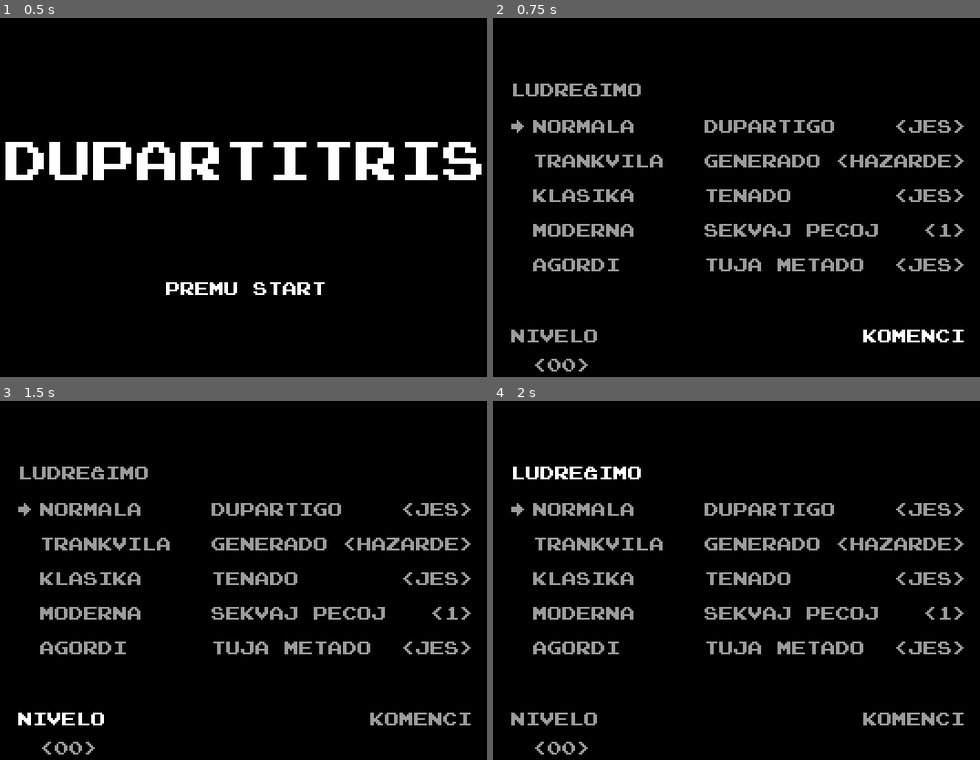
Above: before the commit, frames 1-4 (two rows, left to right).
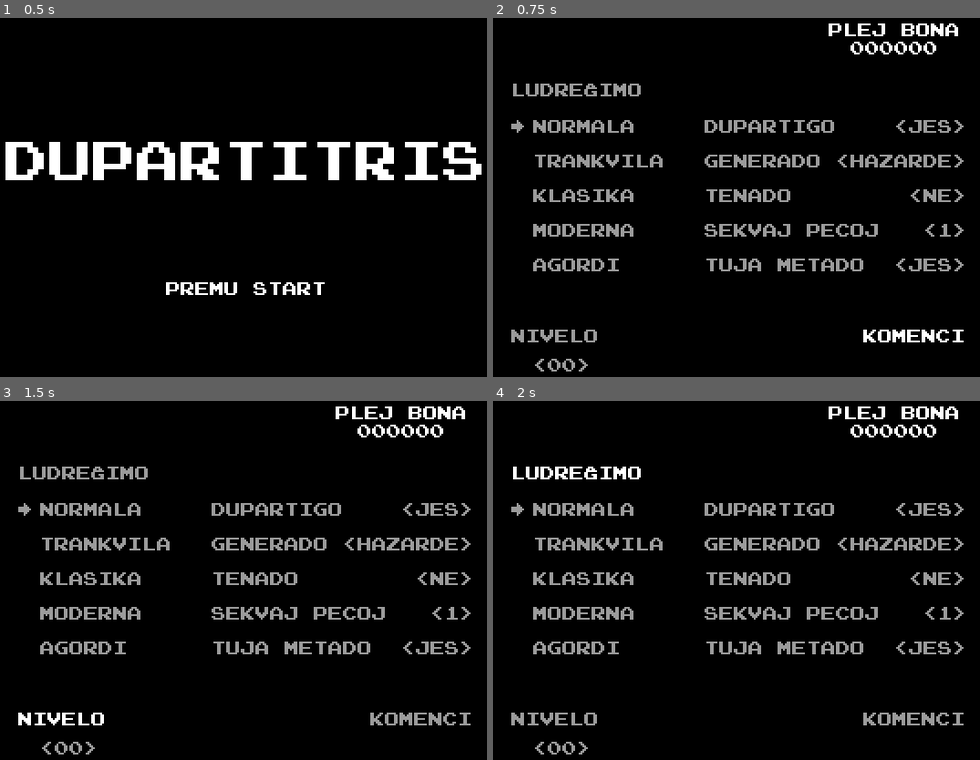
Above: after the commit, the same moments.

Repository: HenriqueCamillo/Dupartitris
Game: Godot game, scene res://Scenes/game.tscn
Same seed, same stepped clock (60 frames per second), same inputs: the game is played once before the commit and once after it.
Inputs:
- Up to frame 1 (0.5 s): no input
- Up to frame 2 (0.75 s): tap Enter at 0.5 s; hold Right (move_right) from 0.53 s (still down); tap Up (hard_drop) at 0.6 s
- Up to frame 3 (1.5 s): tap C (hold) at 0.8, 1.35 s; tap Space at 1.25 s; release Right (move_right) at 1.28 s; hold Left (move_left) from 1.28 s (still down)
- Up to frame 4 (2 s): keep holding Left (move_left); tap Up (hard_drop) at 1.55 s

Frame 1 is identical in both runs. In frame 2, 0.9% of the frame differs, in the area x 68-96%, y 1-52%; in frame 3, 0.9%; in frame 4, 0.9%.

Commit message:
Implemented high scores. Also removed Hold from default game mode

Diff:
--- a/Data/GameModes/custom_game_mode.tres
+++ b/Data/GameModes/custom_game_mode.tres
@@ -5,4 +5,5 @@
 [resource]
 script = ExtResource("1_yc4m8")
 _display_name = "Agordi"
+_hold_piece_enabled = true
 metadata/_custom_type_script = "uid://cm3g8yt4ojc1l"
--- a/Data/GameModes/modern_tetris_game_mode.tres
+++ b/Data/GameModes/modern_tetris_game_mode.tres
@@ -5,6 +5,7 @@
 [resource]
 script = ExtResource("1_wsfp6")
 _display_name = "Moderna"
+_hold_piece_enabled = true
 _next_pieces_look_ahead = 4
 _piece_spawn_mode = 1
 _split_enabled = false
--- a/Data/GameModes/relaxed_dupartitris_gm.tres
+++ b/Data/GameModes/relaxed_dupartitris_gm.tres
@@ -5,6 +5,7 @@
 [resource]
 script = ExtResource("1_v6y1b")
 _display_name = "Trankvila"
+_hold_piece_enabled = true
 _next_pieces_look_ahead = 4
 _piece_spawn_mode = 1
 metadata/_custom_type_script = "uid://chse8776a56xe"
--- /dev/null
+++ b/Data/save_data.tres
@@ -0,0 +1,7 @@
+[gd_resource type="Resource" script_class="SaveData" load_steps=2 format=3 uid="uid://cbllb0umtb60o"]
+
+[ext_resource type="Script" uid="uid://bfpb17rjxtd46" path="res://Scripts/Data/save_data.gd" id="1_0a7w8"]
+
+[resource]
+script = ExtResource("1_0a7w8")
+metadata/_custom_type_script = "uid://bfpb17rjxtd46"
--- a/Scenes/UI/game_rules_menu.tscn
+++ b/Scenes/UI/game_rules_menu.tscn
@@ -25,6 +25,23 @@
 _first_selected = NodePath("ModeSelectButton")
 metadata/_custom_type_script = "uid://r6obyy5ujr60"
 
+[node name="HighScore" type="Label" parent="."]
+layout_mode = 1
+anchors_preset = 1
+anchor_left = 1.0
+anchor_right = 1.0
+offset_left = -90.0
+offset_top = 16.0
+offset_right = -10.0
+offset_bottom = 35.0
+grow_horizontal = 0
+theme = ExtResource("2_owx6h")
+theme_override_colors/font_color = Color(1, 1, 1, 1)
+text = "plej bona:
+000000"
+horizontal_alignment = 1
+vertical_alignment = 1
+
 [node name="ModeSelectButton" type="Button" parent="." node_paths=PackedStringArray("_submenu_first_selected")]
 layout_mode = 1
 anchors_preset = 4
--- a/Scenes/UI/menus.tscn
+++ b/Scenes/UI/menus.tscn
@@ -19,6 +19,7 @@
 color = Color(0, 0, 0, 1)
 
 [node name="MainMenu" parent="." instance=ExtResource("2_8nrc5")]
+visible = false
 
 [node name="GameRulesMenu" parent="." instance=ExtResource("3_ajfag")]
 
--- a/Scenes/game.tscn
+++ b/Scenes/game.tscn
@@ -1,15 +1,16 @@
-[gd_scene load_steps=9 format=3 uid="uid://c4ov56tonoyud"]
+[gd_scene load_steps=10 format=3 uid="uid://c4ov56tonoyud"]
 
 [ext_resource type="PackedScene" uid="uid://dgyg468y4vr6w" path="res://Scenes/General/tetris_manager.tscn" id="1_ebmjs"]
 [ext_resource type="Script" uid="uid://fy681vnjjcpd" path="res://Scripts/game_manager.gd" id="1_wrm1d"]
 [ext_resource type="AudioStream" uid="uid://c6sex6hj6fmas" path="res://Audio/SFX/pause.ogg" id="2_v158k"]
 [ext_resource type="Resource" uid="uid://bsdhxmma3m4se" path="res://Data/GameModes/dupartitris_game_mode.tres" id="3_v158k"]
 [ext_resource type="Texture2D" uid="uid://dbi8ojrv127cx" path="res://Sprites/block.png" id="4_3dryh"]
+[ext_resource type="Resource" uid="uid://cbllb0umtb60o" path="res://Data/save_data.tres" id="4_h4fw4"]
 [ext_resource type="PackedScene" uid="uid://c5462v4qv4ilr" path="res://Scenes/UI/menus.tscn" id="5_1l0tm"]
 [ext_resource type="PackedScene" uid="uid://bbbjs7nrhfape" path="res://Scenes/UI/in_game_interface.tscn" id="5_i6g32"]
 [ext_resource type="PackedScene" uid="uid://cnqpubkrdplki" path="res://Scenes/General/audio_manager.tscn" id="6_i6g32"]
 
-[node name="Game" type="Node2D" node_paths=PackedStringArray("_tetris_manager", "_pause_ui", "_score_ui", "_cleared_lines_ui", "_level_ui", "_menus", "_next_pieces_ui", "_hold_piece_ui")]
+[node name="Game" type="Node2D" node_paths=PackedStringArray("_tetris_manager", "_pause_ui", "_score_ui", "_cleared_lines_ui", "_level_ui", "_menus", "_next_pieces_ui", "_hold_piece_ui", "_high_score_label")]
 script = ExtResource("1_wrm1d")
 _tetris_manager = NodePath("TetrisManager")
 _pause_ui = NodePath("InGameInterface/Pause")
@@ -19,8 +20,10 @@
 _menus = NodePath("Menus")
 _next_pieces_ui = NodePath("InGameInterface/InGameInterface/Next")
 _hold_piece_ui = NodePath("InGameInterface/InGameInterface/Hold")
+_high_score_label = NodePath("Menus/GameRulesMenu/HighScore")
 _pause_in_sfx = ExtResource("2_v158k")
 _game_mode = ExtResource("3_v158k")
+_save_data = ExtResource("4_h4fw4")
 
 [node name="TetrisManager" parent="." instance=ExtResource("1_ebmjs")]
 
@@ -47,7 +50,9 @@
 [connection signal="lines_cleared_changed" from="TetrisManager" to="." method="_on_lines_cleared_changed"]
 [connection signal="paused" from="TetrisManager" to="." method="_on_paused"]
 [connection signal="score_changed" from="TetrisManager" to="." method="_on_score_changed"]
+[connection signal="score_defined" from="TetrisManager" to="." method="_on_set_new_score"]
 [connection signal="unpaused" from="InGameInterface/Pause" to="." method="_on_unpaused"]
+[connection signal="game_mode_focused" from="Menus/GameRulesMenu/ModeSelectButton" to="." method="_on_game_mode_focused"]
 [connection signal="game_mode_selected" from="Menus/GameRulesMenu/ModeSelectButton" to="." method="_on_game_mode_selected"]
 [connection signal="intial_level_selected" from="Menus/GameRulesMenu/InitialLevelButton" to="." method="_on_initial_level_selected"]
 [connection signal="pressed" from="Menus/GameRulesMenu/Start" to="." method="_on_start_pressed"]
--- a/Scripts/Data/game_mode.gd
+++ b/Scripts/Data/game_mode.gd
@@ -4,7 +4,7 @@
 @export var _display_name: String = "Ludreĝimo"
 
 @export var _hard_drop_enabled: bool = true
-@export var _hold_piece_enabled: bool = true
+@export var _hold_piece_enabled: bool = false
 @export var _next_pieces_look_ahead: int = 1
 @export var _piece_spawn_mode:= Enums.SpawnMode.Random
 @export var _split_enabled: bool = true
@@ -26,3 +26,10 @@
 
 func get_split_enabled() -> bool:
     return _split_enabled
+
+func hash() -> String:
+    return str(_split_enabled as int) + \
+           str(_piece_spawn_mode as int) + \
+           str(_hold_piece_enabled as int) + \
+           str(_next_pieces_look_ahead) + \
+           str(_hard_drop_enabled as int)
--- /dev/null
+++ b/Scripts/Data/save_data.gd
@@ -0,0 +1,6 @@
+class_name SaveData
+extends Resource
+
+const PATH: String = "user://save_data.tres"
+
+@export var high_scores: Dictionary[String, int]
--- a/Scripts/Gameplay/game_rules.gd
+++ b/Scripts/Gameplay/game_rules.gd
@@ -3,8 +3,8 @@
 
 # From GameMode
 var hard_drop_enabled: bool = true
-var hold_piece_enabled: bool = true
-var next_pieces_look_ahead: int = 3
+var hold_piece_enabled: bool = false
+var next_pieces_look_ahead: int = 1
 var piece_spawn_mode: = Enums.SpawnMode.Random
 var split_enabled: bool = true
 
--- a/Scripts/Gameplay/tetris_manager.gd
+++ b/Scripts/Gameplay/tetris_manager.gd
@@ -24,6 +24,7 @@
 
 signal paused()
 signal game_over()
+signal score_defined(score: int)
 signal score_changed(score: int)
 signal level_changed(level: int)
 signal lines_cleared_changed(lines_cleared: int)
@@ -107,6 +108,8 @@
 
 func _game_over() -> void:
     # TODO: Better game over animation
+    score_defined.emit(_score)
+
     _has_lost = true
     _in_game_over_animation = true
 
--- a/Scripts/UI/game_mode_displayer.gd
+++ b/Scripts/UI/game_mode_displayer.gd
@@ -9,23 +9,22 @@
 @onready var _next_pieces_option: OptionWithLabel = $Next
 @onready var _hard_drop_option: OptionWithLabel = $"Hard Drop"
 
+@onready var _options: Array[OptionWithLabel] = [_split_option, _spawn_option, _hold_option, _next_pieces_option, _hard_drop_option]
+
 var _custom_game_mode: CustomGameMode
 
 signal customization_finished(custom_game_mode: CustomGameMode)
+signal customized_game_mode(custom_game_mode: CustomGameMode)
 
 func _ready() -> void:
-    _split_option.confirmed.connect(_confirm_customization)
-    _spawn_option.confirmed.connect(_confirm_customization)
-    _hold_option.confirmed.connect(_confirm_customization)
-    _next_pieces_option.confirmed.connect(_confirm_customization)
-    _hard_drop_option.confirmed.connect(_confirm_customization)
+    for option in _options:
+        option.confirmed.connect(_confirm_customization)
+        option.changed.connect(_on_changed_customization)
 
 func _exit_tree() -> void:
-    _split_option.confirmed.disconnect(_confirm_customization)
-    _spawn_option.confirmed.disconnect(_confirm_customization)
-    _hold_option.confirmed.disconnect(_confirm_customization)
-    _next_pieces_option.confirmed.disconnect(_confirm_customization)
-    _hard_drop_option.confirmed.disconnect(_confirm_customization)
+   for option in _options:
+        option.confirmed.disconnect(_confirm_customization)
+        option.changed.disconnect(_on_changed_customization)
 
 func show_game_mode_options(game_mode: GameMode) -> void:
     _split_option.set_option(game_mode.get_split_enabled())
@@ -38,11 +37,17 @@
     _custom_game_mode = custom_game_mode
     _first_option.grab_focus()
 
-func _confirm_customization() -> void:
+func _update_game_mode_options() -> void:
     _custom_game_mode.set_split_enabled(_split_option.get_selected_option())
     _custom_game_mode.set_piece_spawn_mode(_spawn_option.get_selected_option())
     _custom_game_mode.set_hold_piece_enabled(_hold_option.get_selected_option())
     _custom_game_mode.set_next_pieces_look_ahead(_next_pieces_option.get_selected_option())
     _custom_game_mode.set_hard_drop_enabled(_hard_drop_option.get_selected_option())
 
+func _on_changed_customization() -> void:
+    _update_game_mode_options()
+    customized_game_mode.emit(_custom_game_mode)
+
+func _confirm_customization() -> void:
+    _update_game_mode_options()
     customization_finished.emit(_custom_game_mode)
--- a/Scripts/UI/mode_select_button.gd
+++ b/Scripts/UI/mode_select_button.gd
@@ -9,11 +9,13 @@
 var _font_focus_color: Color
 
 signal game_mode_selected(game_mode: GameMode)
+signal game_mode_focused(game_mode: GameMode)
 
 func _ready() -> void:
     super._ready()
 
     _game_mode_displayer.customization_finished.connect(_select_game_mode)
+    _game_mode_displayer.customized_game_mode.connect(_on_customized_game_mode)
     _game_mode_displayer.show_game_mode_options(_submenu_first_selected.get_game_mode())
 
     _fetch_font_colors()
@@ -32,6 +34,7 @@
 
 func _exit_tree() -> void:
     _game_mode_displayer.customization_finished.disconnect(_select_game_mode)
+    _game_mode_displayer.customized_game_mode.disconnect(_on_customized_game_mode)
 
 func _customize_game_mode(game_mode_button: GameModeButton) -> void:
     var custom_game_mode = game_mode_button.get_game_mode()
@@ -49,9 +52,15 @@
     _indicator.add_theme_color_override("font_color", _font_color)
     game_mode_selected.emit(game_mode)
 
+func _on_customized_game_mode(game_mode: GameMode):
+    game_mode_focused.emit(game_mode)
+
+
 func _update_focused_game_mode(game_mode_button: GameModeButton) -> void:
-    _game_mode_displayer.show_game_mode_options(game_mode_button.get_game_mode())
+    var game_mode = game_mode_button.get_game_mode()
+    _game_mode_displayer.show_game_mode_options(game_mode)
     _update_label_position(game_mode_button)
+    game_mode_focused.emit(game_mode)
 
 func _update_label_position(game_mode_button: GameModeButton) -> void:
     _indicator.global_position.y = game_mode_button.global_position.y
--- a/Scripts/UI/option_with_label.gd
+++ b/Scripts/UI/option_with_label.gd
@@ -7,7 +7,8 @@
 @onready var _selectable_option: SelectableOption = $SelectableOption
 @onready var _option_name: Label = $OptionName
 
-signal confirmed
+signal confirmed()
+signal changed()
 
 func _ready() -> void:
     _fetch_font_colors()
@@ -16,11 +17,13 @@
     _selectable_option.focus_entered.connect(_set_focus_color)
     _selectable_option.focus_exited.connect(_set_normal_color)
     _selectable_option.pressed.connect(_confirm)
+    _selectable_option.option_selected.connect(_option_selected)
 
 func _exit_tree() -> void:
     _selectable_option.focus_entered.disconnect(_set_focus_color)
     _selectable_option.focus_exited.disconnect(_set_normal_color)
     _selectable_option.pressed.disconnect(_confirm)
+    _selectable_option.option_selected.disconnect(_option_selected)
 
 func _set_focus_color() -> void:
     _option_name.add_theme_color_override("font_color", _font_focus_color)
@@ -38,5 +41,8 @@
 func set_option(index: int) -> void:
     _selectable_option.set_option(index)
 
+func _option_selected(__) -> void:
+    changed.emit()
+
 func _confirm() -> void:
     confirmed.emit()
--- a/Scripts/game_manager.gd
+++ b/Scripts/game_manager.gd
@@ -9,6 +9,7 @@
 @export var _menus: Menus
 @export var _next_pieces_ui: Label
 @export var _hold_piece_ui: Label
+@export var _high_score_label: Label
 
 @export_group("Music and SFX")
 @export var _menu_music: AudioStream
@@ -19,7 +20,13 @@
 @export var _game_mode: GameMode
 @export var _initial_level: int
 
+@export_group("SaveData")
+@export var _save_data: SaveData
+
 func _ready() -> void:
+    _load()
+    _update_high_score_label()
+
     _tetris_manager.disable()
 
 func _on_paused() -> void:
@@ -32,6 +39,14 @@
     _tetris_manager.enable()
     AudioManager.instance.resume_music()
 
+func _save() -> void:
+    ResourceSaver.save(_save_data, _save_data.PATH)
+
+func _load() -> void:
+    var _loaded_data = ResourceLoader.load(_save_data.PATH)
+    if _loaded_data != null:
+        _save_data = _loaded_data
+
 func _on_score_changed(score: int) -> void:
     _score_ui.set_value(score)
 
@@ -41,6 +56,16 @@
 func _on_level_changed(level: int) -> void:
     _level_ui.set_value(level)
 
+func _on_set_new_score(score: int) -> void:
+    var _game_mode_hash = _game_mode.hash()
+    var current_score = _save_data.high_scores[_game_mode_hash] if _save_data.high_scores.has(_game_mode_hash) else 0
+    if score <= current_score:
+        return
+
+    _save_data.high_scores[_game_mode_hash] = score
+    _save()
+    _update_high_score_label()
+
 func _on_game_over() -> void:
     await Delay.one_frame()
     _tetris_manager.reset()
@@ -49,6 +74,10 @@
 
 func _on_game_mode_selected(game_mode: GameMode) -> void:
     _game_mode = game_mode
+    _update_high_score_label()
+
+func _on_game_mode_focused(game_mode: GameMode) -> void:
+    _update_high_score_label(game_mode)
 
 func _on_start_pressed() -> void:
     var game_rules: GameRules
@@ -73,3 +102,8 @@
 
 func _on_initial_level_selected(level: int) -> void:
     _initial_level = level
+
+func _update_high_score_label(game_mode: GameMode = _game_mode) -> void:
+    var _game_mode_hash = game_mode.hash()
+    var high_score = _save_data.high_scores[_game_mode_hash] if _save_data.high_scores.has(_game_mode_hash) else 0
+    _high_score_label.text = "Plej Bona\n%06d" % high_score
Not shown, added: Scripts/Data/save_data.gd.uid
